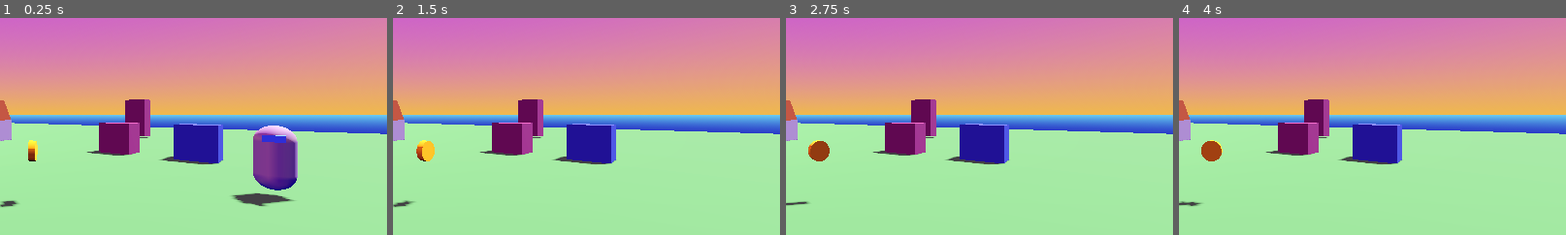
Above: before the commit, frames 1-4 (left to right).
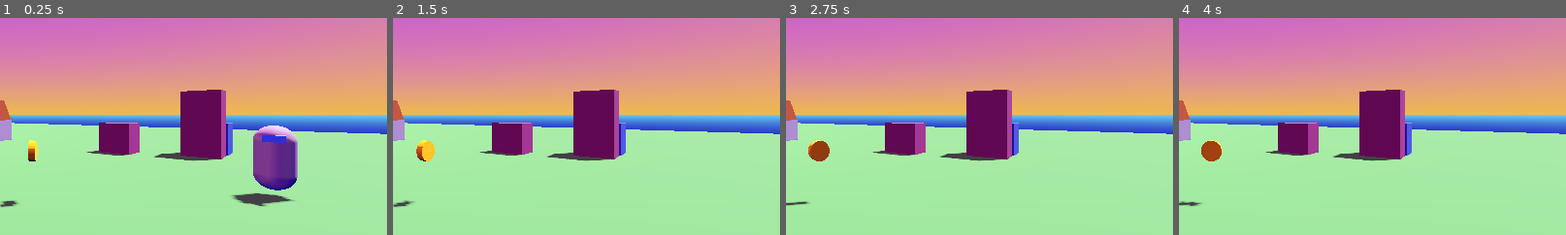
Above: after the commit, the same moments.

Repository: maliamae/GA110_MushroomLad_Godot
Game: Godot game, scene res://Scenes/level_01.tscn
The game is run twice, just before and just after one commit, with the same random seed, the same clock (stepped at 60 frames per second) and the same inputs. The project has no main scene, so this scene is started directly.
Inputs:
- Up to frame 1 (0.25 s): no input
- Up to frame 2 (1.5 s): tap Enter (ui_accept) at 0.5, 0.77, 1.25 s; hold Right (ui_right) 0.53-1.28 s; hold Down (ui_down) from 1.28 s (still down)
- Up to frame 3 (2.75 s): tap Enter (ui_accept) at 1.52, 2 s; release Down (ui_down) at 2.03 s; hold Right (ui_right) from 2.03 s (still down)
- Up to frame 4 (4 s): tap Enter (ui_accept) at 2.75, 3.02, 3.5, 3.77 s; release Right (ui_right) at 2.78 s; hold Up (ui_up) 2.78-3.53 s; hold Left (ui_left) from 3.53 s (still down)
The pictures show only the part of the screen within x 50-100%, y 28-78%; the shares and areas given below are measured in that part.

The runs differ from the first frame. In frame 1, 5.5% of the frame differs, in the area x 32-61%, y 33-68%; in frame 2, 5.5%; in frame 3, 5.5%; in frame 4, 5.5%.

Commit message:
class end

Diff:
--- a/Resources/MAT_pink.tres
+++ b/Resources/MAT_pink.tres
@@ -2,3 +2,5 @@
 
 [resource]
 albedo_color = Color(0.5127086, 0.2198615, 0.34181663, 1)
+distance_fade_mode = 2
+distance_fade_max_distance = 1.0
--- a/Scenes/coin.tscn
+++ b/Scenes/coin.tscn
@@ -23,3 +23,5 @@
 
 [node name="CollisionShape3D" type="CollisionShape3D" parent="." unique_id=1270235919]
 shape = SubResource("SphereShape3D_jgi06")
+
+[connection signal="body_entered" from="." to="." method="_on_body_entered"]
--- a/Scenes/level_01.tscn
+++ b/Scenes/level_01.tscn
@@ -22,6 +22,18 @@
 ambient_light_color = Color(0.9165067, 0.40253493, 0.22563845, 1)
 tonemap_mode = 2
 glow_enabled = true
+fog_mode = 1
+fog_light_color = Color(0.2, 0.2, 0.2, 1)
+fog_light_energy = 2.6
+fog_density = 1.0
+volumetric_fog_enabled = true
+volumetric_fog_density = 0.0415
+volumetric_fog_emission_energy = 0.0
+volumetric_fog_gi_inject = 0.0
+volumetric_fog_anisotropy = 0.9
+volumetric_fog_length = 50.85
+volumetric_fog_detail_spread = 0.5
+volumetric_fog_sky_affect = 0.435
 
 [sub_resource type="BoxMesh" id="BoxMesh_fr3la"]
 material = ExtResource("3_pkws4")
@@ -62,12 +74,12 @@
 mesh = ExtResource("2_fr3la")
 
 [node name="Cube3" type="MeshInstance3D" parent="." unique_id=1071823716]
-transform = Transform3D(1, 0, 0, 0, 2, 0, 0, 0, 1, 1.0451895, 1.092743, -10.6)
+transform = Transform3D(1, 0, 0, 0, 2, 0, 0, 0, 1, 5.045, 1, -4.6)
 mesh = SubResource("BoxMesh_fr3la")
 surface_material_override/0 = ExtResource("3_pkws4")
 
 [node name="Cube2" type="MeshInstance3D" parent="." unique_id=1734554414]
-transform = Transform3D(1, 0, 0, 0, 1, 0, 0, 0, 1, 5.0951896, 0.4927431, -3.6000001)
+transform = Transform3D(1, 0, 0, 0, 1, 0, 0, 0, 1, 5.0951896, 0.4927431, -5.6000004)
 mesh = SubResource("BoxMesh_f6slu")
 
 [node name="CSGCombiner3D" type="CSGCombiner3D" parent="." unique_id=999468880]
@@ -106,3 +118,10 @@
 [node name="CollisionShape3D" type="CollisionShape3D" parent="Floor" unique_id=357846729]
 transform = Transform3D(1, 0, 0, 0, 1, 0, 0, 0, 1, 0, -0.5, 0)
 shape = SubResource("BoxShape3D_gr51b")
+
+[node name="OmniLight3D" type="OmniLight3D" parent="." unique_id=1672833541]
+transform = Transform3D(1, 0, 0, 0, 1, 0, 0, 0, 1, 1, 6, 0)
+light_color = Color(0.19383883, 0.512639, 1, 1)
+light_energy = 35.295
+light_indirect_energy = 2.389
+light_volumetric_fog_energy = 16.0
--- a/Scripts/coin.gd
+++ b/Scripts/coin.gd
@@ -11,5 +11,11 @@
 func _process(delta: float) -> void:
 	rotate_y(deg_to_rad(ROT_SPEED))
 
-	if has_overlapping_bodies():
-		queue_free()
+	#if has_overlapping_bodies():
+		#queue_free()
+
+
+
+
+func _on_body_entered(body: Node3D) -> void:
+	queue_free()
